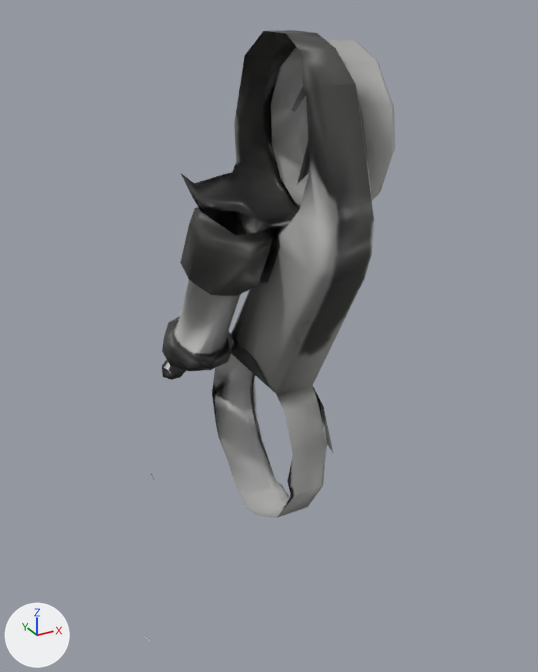
The Blender file ArtSource/RobotArm/Retopology/Robot arm_Body-tripo_part_15.blend, before and after one commit.
Camera for both pictures: a camera (50 mm lens) standing at (-0.382, -0.563, 0.479) and looking at (-0.05, 0.04, 0.177). Every picture has the same lights, and +X, +Y and +Z are marked at lower left. The first picture is the older version.

Before the edit, the objects in view are built like this:
```python
me_tripo_part_15_001 = bpy.data.meshes.new('tripo_part_15.001')
me_tripo_part_15_001.from_pydata(...)  # 405 vertices, 442 faces; spans x -0.227..0.053, y -0.065..0.201, z -0.077..0.46
me_tripo_part_15_001.materials.append(mat_tripo_part_15_retopology)
ob_tripo_part_15 = bpy.data.objects.new('tripo_part_15', me_tripo_part_15_001)
ob_tripo_part_15.location = (0.0, 0.0, 0.0)
```
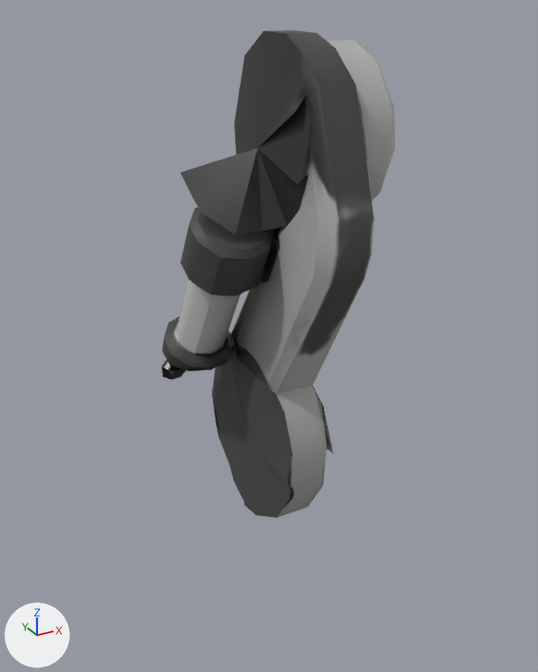
Where the change shows, as pixel boxes (x1, y1, x2, y2) in the pictures (538 x 672 px):
'tripo_part_15', reshaped (7% narrower, 20% shorter): before (144, 30, 395, 641); after (162, 30, 395, 518)
part 1 of me_tripo_part_15_001, added: after (180, 31, 309, 235)
part 2 of me_tripo_part_15_001, added: after (162, 345, 333, 518)

What changed in the scene script:
```text
Change me_tripo_part_15_001:
    used by ob_tripo_part_15; location = (0.0, 0.0, 0.0)
    remove me_tripo_part_15_001.from_pydata(...)  # 405 vertices, 442 faces; spans x -0.227..0.053, y -0.065..0.201, z -0.077..0.46
    add me_tripo_part_15_001.from_pydata(...)  # 404 vertices, 544 faces; spans x -0.127..0.053, y -0.065..0.201, z -0.077..0.46
    me_tripo_part_15_001 part 1
    2 vertices are added at (-0.049, 0.036, 0.289), (-0.062, 0.041, 0.364)
    27 new faces join them
    me_tripo_part_15_001 part 2
    3 vertices are added at (-0.087, 0.156, 0.108), (-0.046, 0.105, 0.03), (0.005, 0.099, 0.04)
    77 new faces join them
    me_tripo_part_15_001 part 3: the surface is now shaded flat
    other edits to the shape of me_tripo_part_15_001 do not show in these pictures
```
